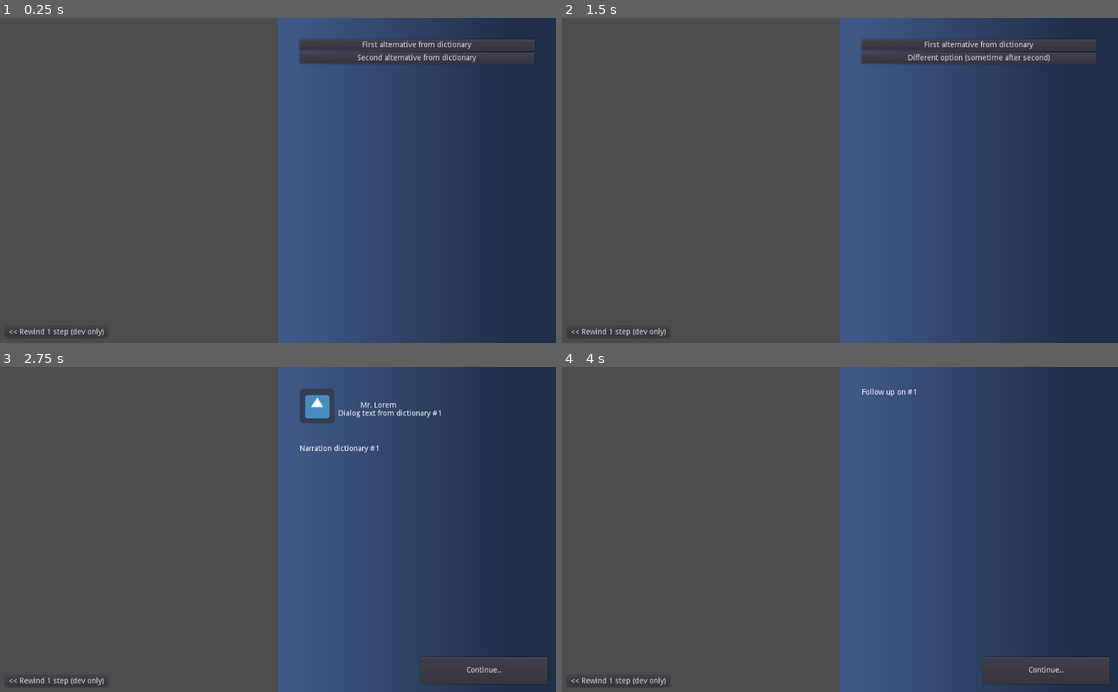
Above: before the commit, frames 1-4 (two rows, left to right).
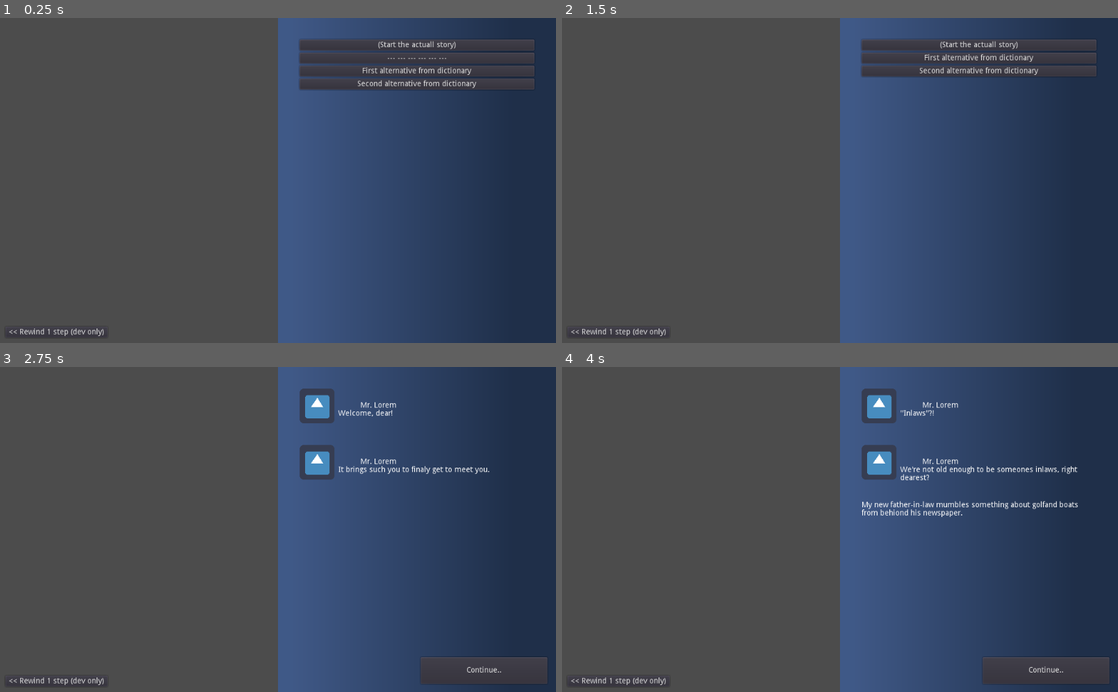
Above: after the commit, the same moments.

Repository: jordgubben/gw24-fam-andersson
Game: Godot game, scene res://FamilyDinner.tscn
The game is run twice, just before and just after one commit, with the same random seed, the same clock (stepped at 60 frames per second) and the same inputs. The engine's default icon, where the game draws it, is replaced by a stand-in: a white triangle on a blue panel in a dark square.
Inputs (mouse positions are in pixels of both pictures, inside the frame that each line leads up to):
- Up to frame 1 (0.25 s): no input
- Up to frame 2 (1.5 s): click (979, 57) at 0.5 s, where only the run after the commit has a clickable "--- --- --- --- --- ---"; click "Continue.." at 1.25 s
- Up to frame 3 (2.75 s): click (417, 393) at 2 s, where only the run after the commit has a clickable "(Start the actuall story)"
- Up to frame 4 (4 s): click "Continue.." at 2.75 s; click (979, 393) at 3.5 s, where only the run after the commit has a clickable "It's great to finally meet my…"

The runs differ from the first frame. In frame 1, 3.0% of the frame differs, in the area x 53-97%, y 7-23%; in frame 2, 1.8%; in frame 3, 1.2%; in frame 4, 2.4%.

Commit message:
Add first draft of intro (exposing multiple TODOs)
TODOs include butr are not limited to:
 - Margin adjustments
 - Showing speakers names and portraits
 - A "follows" prequisite
 - Splitting longer narratives

Diff:
--- a/FamilyDinner.gd
+++ b/FamilyDinner.gd
@@ -12,7 +12,94 @@
 
 var _passed_conversations = []
 
+const S = "speaker"
+const SO = "significant_other"
+const IV = "inner_voice"
+
 var _potential_conversations: Dictionary = {
+	# Real intro
+	"start": ConversationSegment.new("(Start the actuall story)", [
+	], [
+		{S: "mother-in-law", "text": "Welcome, dear!"},
+		{S: "mother-in-law", "text": "It brings such you to finaly get to meet you."},
+	]),
+	"start->inlaws": ConversationSegment.new("It's great to finally meet my inlaws", [
+		{"passed": "start"},
+	], [
+		{S: "mother-in-law", "text": "\"Inlaws\"?!"},
+		{S: "mother-in-law",
+			"text": "We're not old enough to be someones inlaws, right dearest?"},
+		{	"text": "My new father-in-law mumbles something about [b]golf[/b]" +
+					"and [b]boats[/b] from behiond his newspaper."},
+	]),
+	"start->inlaws->apologize": ConversationSegment.new("(Apologize)", [
+		{"passed": "start->inlaws"},
+	], [
+		{S: "me", "text": "Oh.. I didn't mean to imply.."},
+		{S: SO, "text": "Mother. That's not what he/she said."},
+		{S: "mother-in-law", "text": "Don't worry! I was just.."},
+		{"text": "Suddenly. The kitchen timer rings."},
+		{S: "mother-in-law", "text": "..needed in the kitchen. Appartently."},
+		{"text": "She swirls of into the next room"},
+		{"speaker": IV, "text": "Saved by the bell, literally."}
+	]),
+	"start->inlaws->laugh": ConversationSegment.new("(Laugh it off)", [
+		{"passed": "start->inlaws"},
+	], [
+		{S: "me", "text": "Of course not."},
+		{S: "me", "text": "I've just been seeing your son/dauhter for so long."},
+		{S: "me", "text": "It seemd like the right thing to call you."},
+		{"text": "My father inlaw looks up from his newspaper."},
+		{S: "father-in-law", "text": "I was under the impression that you two met just recently."},
+		{"speaker": IV, "text": "You are?"},
+		{"text": "I glance over at my BG/GF, "+
+			"who is currently occupied avoiding eyecontat with exactly every sentient being in the known universe."},
+		{"speaker": IV, "text": "What has he/sehe told them? Do I need to keep our sories traight for some good reason?"},
+		{"text": "Suddenly. The kitchen timer rings."},
+		{S: "mother-in-law", "text": "Well, that's my queue. We'll have to talk more about this later."},
+		{"text": "She shifts gracefully in to the next room, wile keeping her eyes fixed on my fidgeting fiance."},
+	]),
+	"start->home": ConversationSegment.new("I've been so looking forward to seeing my BFs/GFs home.", [
+		{"passed": "start"},
+	], [
+		{S: "me", "text": "I'm just so supprised by how lovely this home is!"},
+		{S: "sister-in-law", "text": "\"Supprised\"?"},
+		{S: IV, "text": "\"Amazed\", I ment to say \"Amazed\"!"},
+		{S: "sister-in-law", "text": "Did you think we where poor? Living in some rough neighbourhood?"},
+		{S: SO, "text": "Sis! That's not what he/she said!"},
+		{S: "me", "text": "Um.. What I meant was.."},
+	]),
+	"start->home->rustic": ConversationSegment.new("..it's so rustic and charming", [
+		{"passed": "start->home"},
+	], [
+		{"text": "My mother-in-law struggles to stay humble, whilst truly beaming with pride."},
+		{S: "mother-in-law", "text": "Well, it might be an old place."},
+		{S: "mother-in-law", "text": "Despit that I do think we've managed to creat a home filled with warmth."},
+		{S: "father-in-law", "text": "Except when the boiler breaks or pipes jam."},
+		{S: "father-in-law", "text": "Then it's a place cold filed with bills."},
+		{S: "mother-in-law", "text": "Hmpf.. The house you wanted was.."},
+		{"text": "Suddenly. The kitchen timer rings."},
+		{"text": "My mother-in-law marches out into the next room."},
+		{S: IV, "text": "Ooookeeey... Touchy subject?"},
+	]),
+	"start->home->modern": ConversationSegment.new("..it's so modern and practical", [
+		{"passed": "start->home"},
+	], [
+		{"text": "My father-in-law pops pup from behind his newspaper, "
+				+ "like someone called his name in a lotter raffel."},
+		{S: "father-in-law", "text": "Yes, why it is, isn't it!?"},
+		{S: "father-in-law", "text": "This house has all the latest modernities."},
+		{S: "mother-in-law", "text": "Yet it it only had a fireplace.."},
+		{S: "father-in-law", "text": "..which is expensive."},
+		{S: "father-in-law", "text": "It's also a fire hassard that.."},
+		{"text": "Suddenly. The kitchen timer rings."},
+		{"text": "My mother-in-law strides out into the next room."},
+		{S: IV, "text": "Ooookeeey... Touchy subject?"},
+	]),
+
+	# Separatpor + Dummy options (remove later)
+	"---": ConversationSegment.new("--- --- --- --- --- ---", [	], [	]),
+
 	"#1": ConversationSegment.new("First alternative from dictionary", [], [
 		{"speaker": "Godot mascot", "text": "Dialog text from dictionary #1"},
 		{"text": "Narration dictionary #1"},
